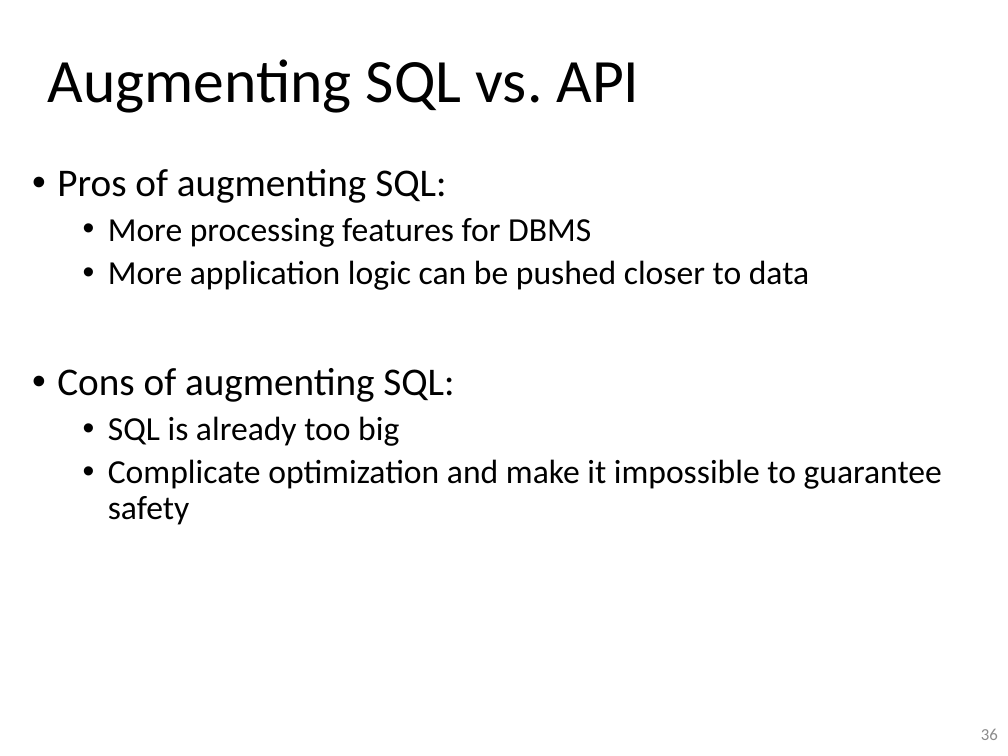
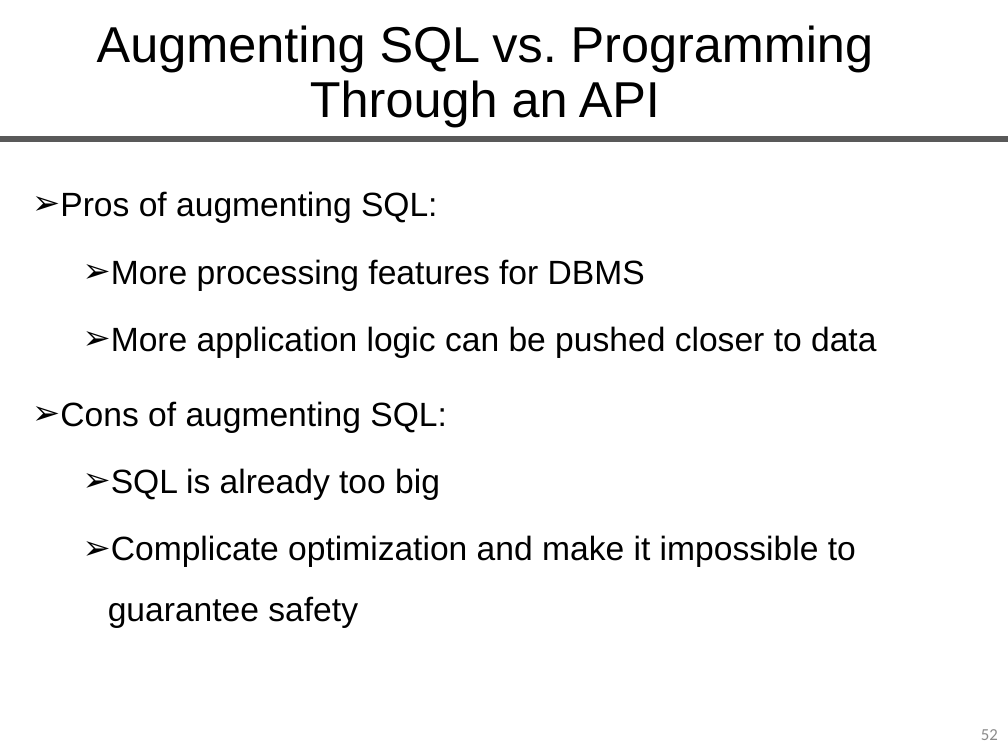
Before and after one commit to queryproc/slides, a slide deck: slide 52 of 06-sql-partIV-slides.pptx (slide 36 before the commit). Drawn at 1008x756 pixels with LibreOffice and Linux fonts; fonts in the diff are those of the drawing. Boxes give left, top, right and bottom in pixels: in the first picture for what was removed or moved away, otherwise in the second. Text is boxed around its words. In the diff, an @@ line names an element or a change of style, - is before the commit and + after.

```diff
--- a/06-sql-partIV-slides.pptx
+++ b/06-sql-partIV-slides.pptx
@@ title at (97, 25, 873, 127): text changed; size 44 to 36 pt; font Calibri to Arial @@
-Augmenting SQL vs. API
+Augmenting SQL vs. Programming Through an API
@@ line added from (0, 139) to (1008, 139), #595959 4.5 pt @@
@@ text "Pros of augmenting SQL:" at (60, 191, 876, 628): size 28 to 24 pt in "Pros of augmenting SQL:", "Cons of augmenting SQL:"; font Calibri to Arial; bullet • to ➢; line spacing 0.9 to 1.5 @@
@@ page number at (981, 729, 998, 740): text changed @@
-36
+52
```
Also in this commit, not shown: 15 other slides changed, 39 slides added, 28 slides removed, 1 other file.
